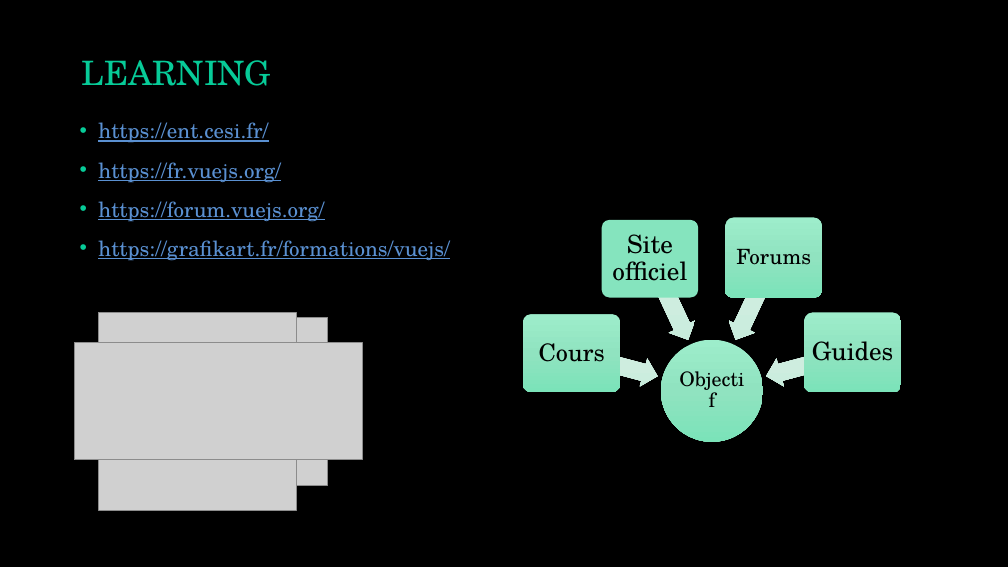
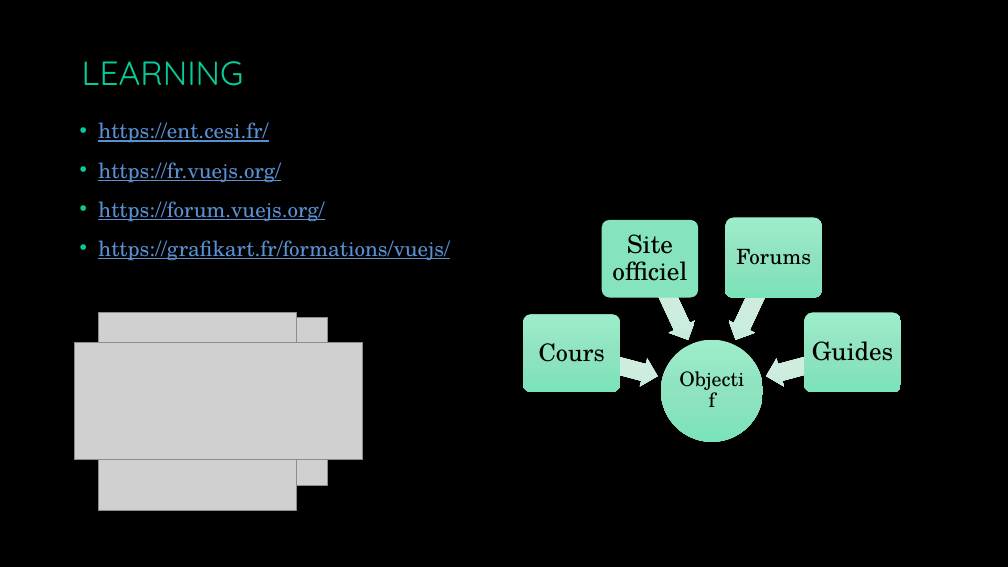
Before and after one commit to Sheronne/Projet-Web, a slide deck: slide 6 of Projet_Website_VueJS.pptx. Drawn at 1008x567 pixels with LibreOffice and Linux fonts; fonts in the diff are those of the drawing; grey boxes stand for pictures. Boxes give left, top, right and bottom in pixels: in the first picture for what was removed or moved away, otherwise in the second. Text is boxed around its words. In the diff, an @@ line names an element or a change of style, - is before the commit and + after.

```diff
--- a/Projet_Website_VueJS.pptx
+++ b/Projet_Website_VueJS.pptx
@@ title "LEARNING" at box(82, 61, 244, 86): font TeX Gyre Schola to Quicksand @@
```
Also in this commit, not shown: 12 other slides changed.
